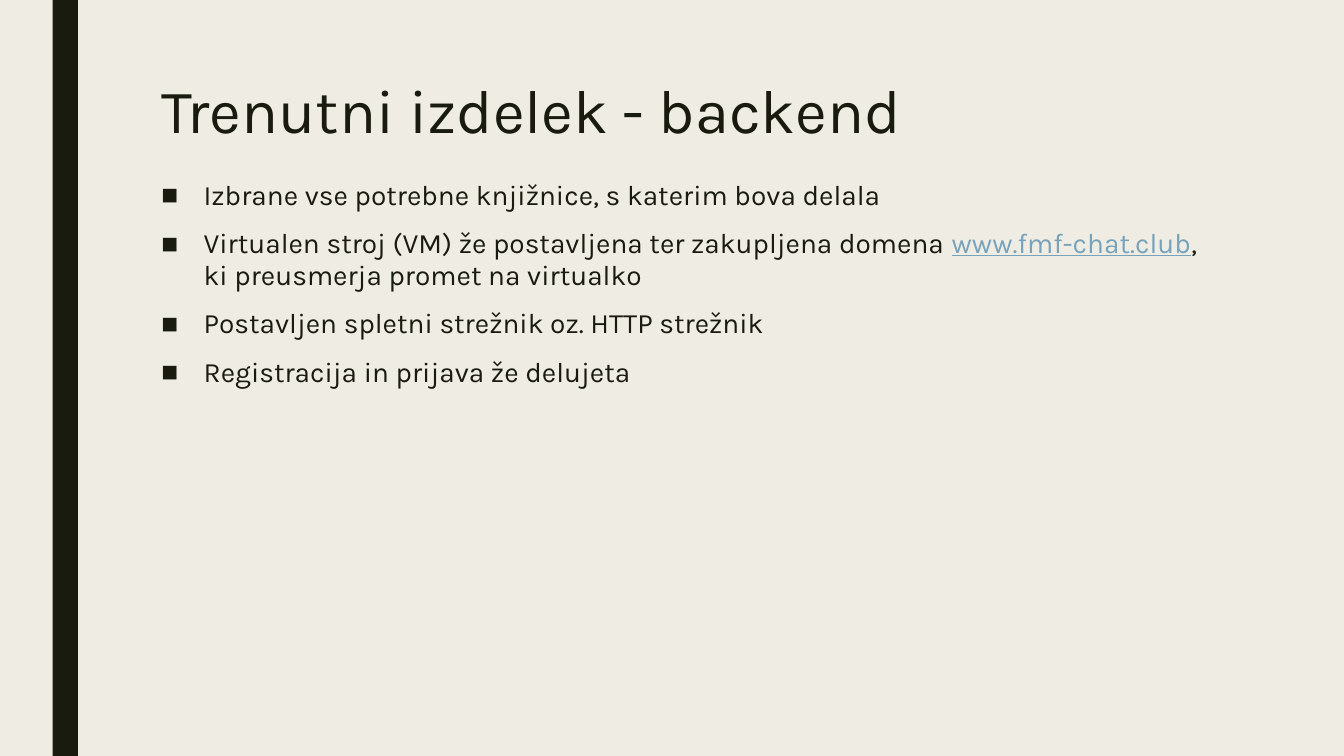
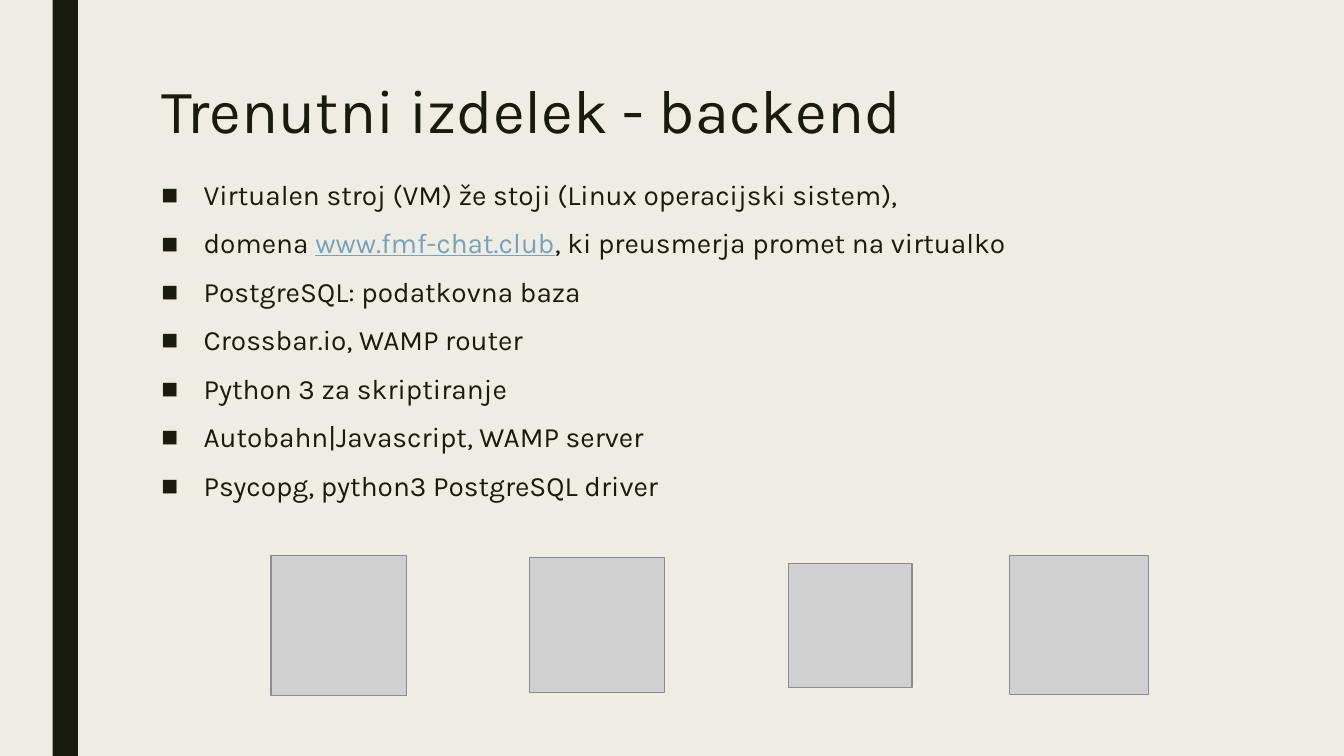
Before and after one commit to viliwonka/messenger, a slide deck: slide 6 of internetna klepetalnica.pptx (slide 5 before the commit). Drawn at 1344x756 pixels with LibreOffice and Linux fonts; fonts in the diff are those of the drawing; grey boxes stand for pictures. Boxes give left, top, right and bottom in pixels: in the first picture for what was removed or moved away, otherwise in the second. Text is boxed around its words. In the diff, an @@ line names an element or a change of style, - is before the commit and + after.

```diff
--- a/internetna klepetalnica.pptx
+++ b/internetna klepetalnica.pptx
@@ text at [204, 184, 1005, 503]: text changed @@
-■ Izbrane vse potrebne knjižnice, s katerim bova delala
-■ Virtualen stroj (VM) že postavljena ter zakupljena domena www.fmf-chat.club, ki preusmerja promet na virtualko
-■ Postavljen spletni strežnik oz. HTTP strežnik
-■ Registracija in prijava že delujeta
+■ Virtualen stroj (VM) že stoji (Linux operacijski sistem),
+■ domena www.fmf-chat.club, ki preusmerja promet na virtualko
+■ PostgreSQL: podatkovna baza
+■ Crossbar.io, WAMP router
+■ Python 3 za skriptiranje
+■ Autobahn|Javascript, WAMP server
+■ Psycopg, python3 PostgreSQL driver
@@ picture added at [271, 556, 406, 695] @@
@@ picture added at [529, 558, 664, 693] @@
@@ picture added at [788, 564, 912, 688] @@
@@ picture added at [1010, 556, 1149, 695] @@
```
Also in this commit, not shown: 3 other slides changed, 1 slide added.
